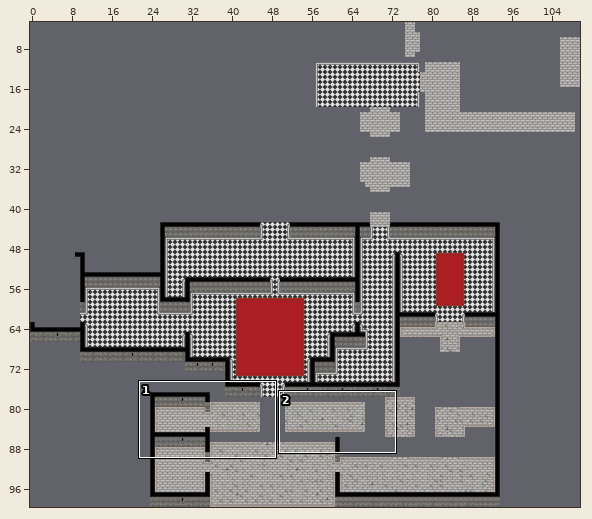
An edit to a level. Tiled map, Assets/tileFiles/yucilious.tmx. The picture above shows the old version from afar; the outline marks the close-up.
Close-up. Old version:
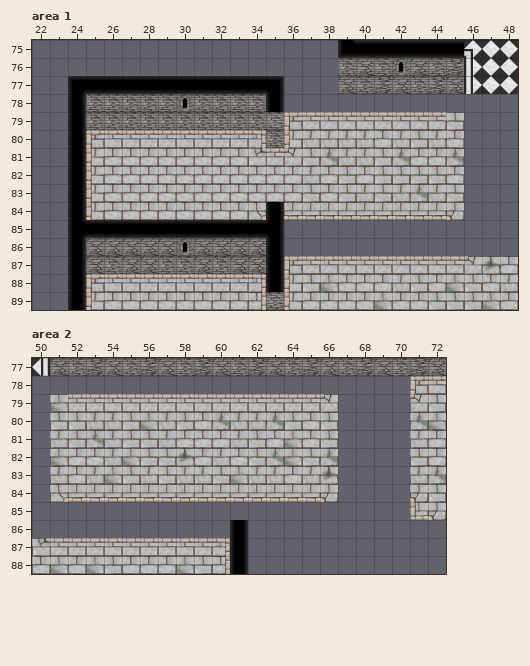
Cells are 64x64 px. Shown: area 1 x 22..48, y 75..89; area 2 x 50..72, y 77..88. The commit also changed other parts of the map, which this record leaves out.
The same view after the edit:
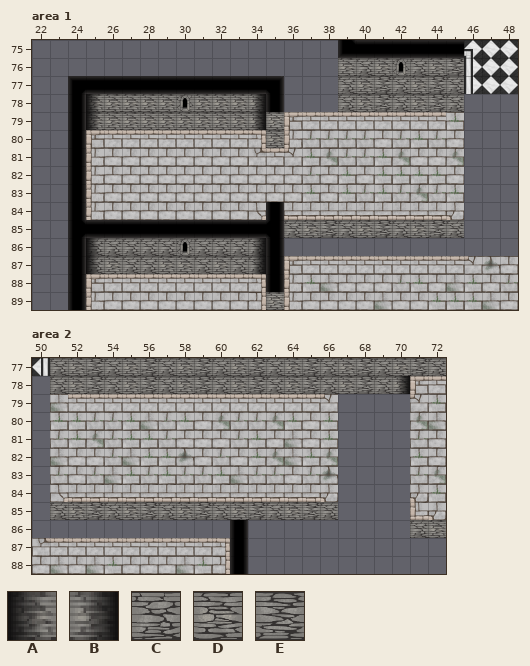
Key: from "shadingTiles": A 2, B 3; from "yucilliousEstateTiles": C 18, D 19, E 20.
_ is an empty cell, . an unchanged one.
Tiles of an added or newly shown layer are drawn over the layers below it.
See-through tiles are keyed as they look on the map.
Change:
--- layer "Tile Layer 1", area 1
@@ x 39..45 @@
-78 _______
+78 CDECDEC
@@ x 36..45 @@
-85 __________
+85 CDECDECDEC
--- layer "ShadingWalls" (added), area 1
@@ x 25..34 @@
-78 _........_
+78 A........B
@@ x 25..34 @@
-86 _........_
+86 A........B
--- layer "Shading" (added), area 1
@@ x 25..34 @@
-79 _........_
+79 A........B
@@ x 25..34 @@
-87 _........_
+87 A........B
--- layer "Tile Layer 1", area 2
@@ x 51..70 @@
-78 ____________________
+78 CDECDECDECDECDECDECD
@@ x 51..72 @@
-85 ________________......
-86 ....................__
+85 CDECDECDECDECDEC......
+86 ....................CD
--- layer "Shading" (added), area 2
@@ x 70..70 @@
-78 _
+78 B
